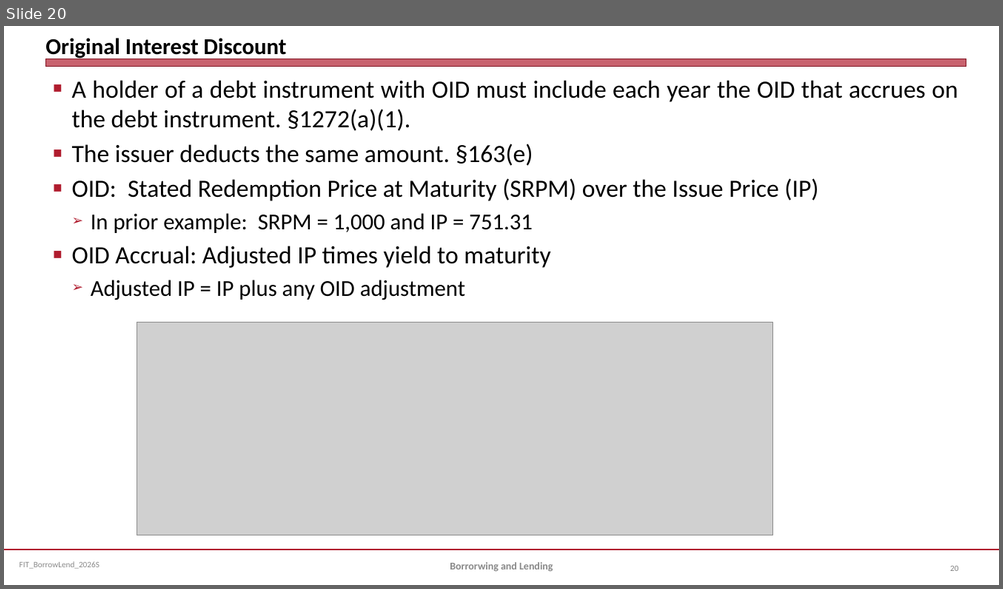
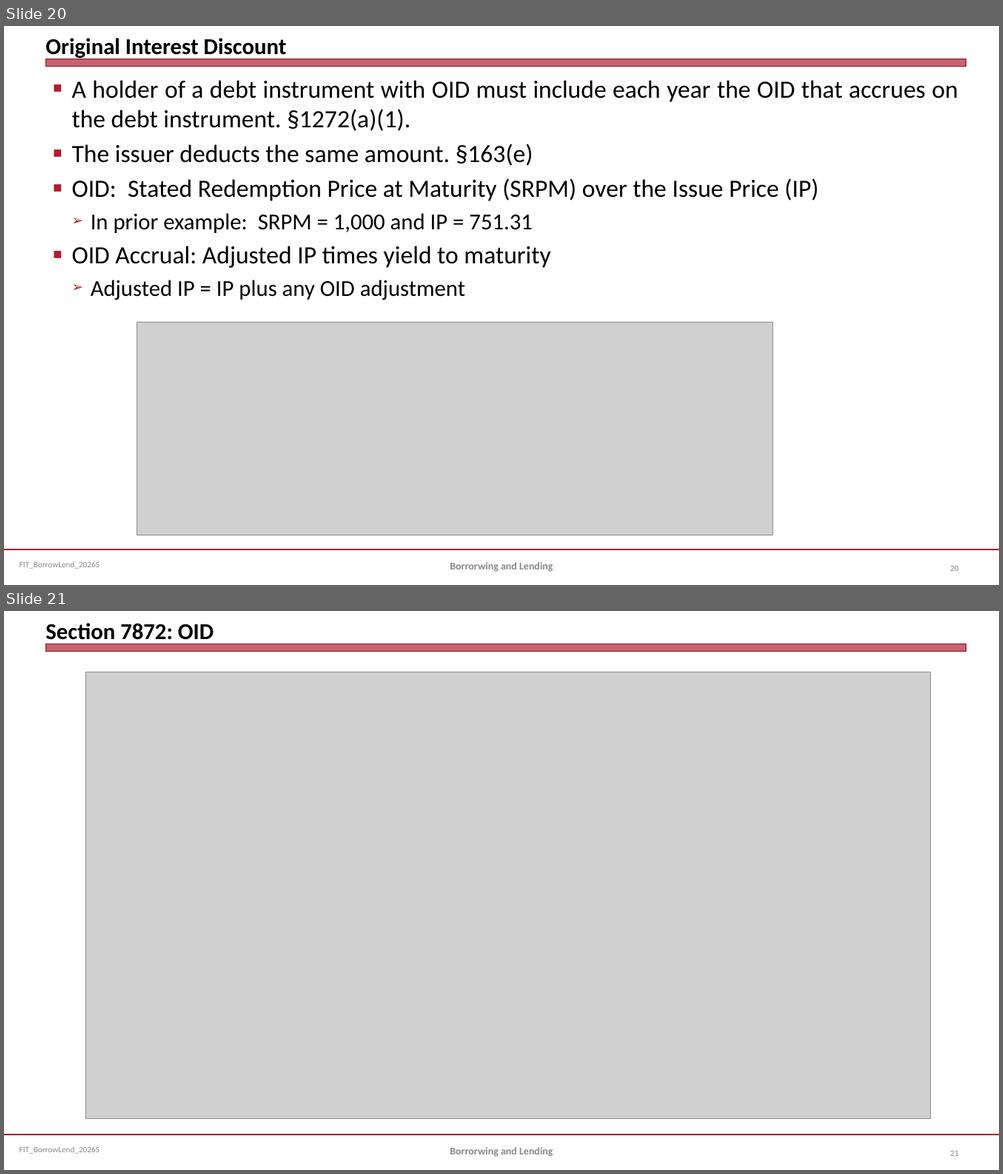
Before and after one commit to jmc877/Fed-Income-Tax, a slide deck: slides/FIT_BorrowLend_2026S.pptx. Shown one above the other, each under a label of ours: slide 20 before the commit, slides 20 and 21 after it. The pictures are 1003x589 and 1003x1174 pixels, drawn with LibreOffice and Linux fonts; fonts in the diff are those of the drawing; grey boxes stand for pictures. Boxes give left, top, right and bottom in pixels: in the first picture for what was removed or moved away, otherwise in the second. Text is boxed around its words. In the diff, an @@ line names an element or a change of style, - is before the commit and + after.

```diff
--- a/slides/FIT_BorrowLend_2026S.pptx
+++ b/slides/FIT_BorrowLend_2026S.pptx
@@ slide 21 added at (4,611,999,1170), background #FFFFFF; not listed: 3 template elements that a slide beside it also shows @@
@@ title added at (45,623,213,645), 22 pt, text #000000, bold @@
+Section 7872: OID
@@ picture added at (86,672,930,1120) @@
@@ text added at (449,1147,552,1157), 10 pt, text #898989, bold @@
+Borrorwing and Lending
@@ page number added at (950,1151,958,1156), 8 pt, text #808080 @@
+21
```
Also in this commit, not shown: 3 slides changed.
